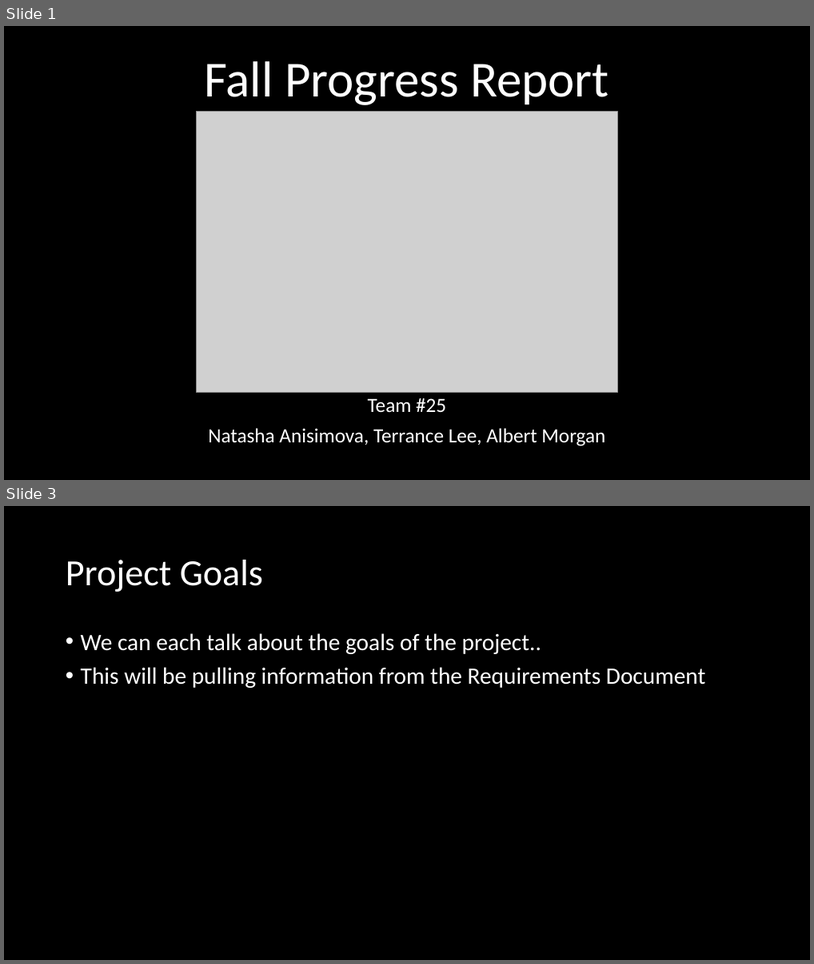
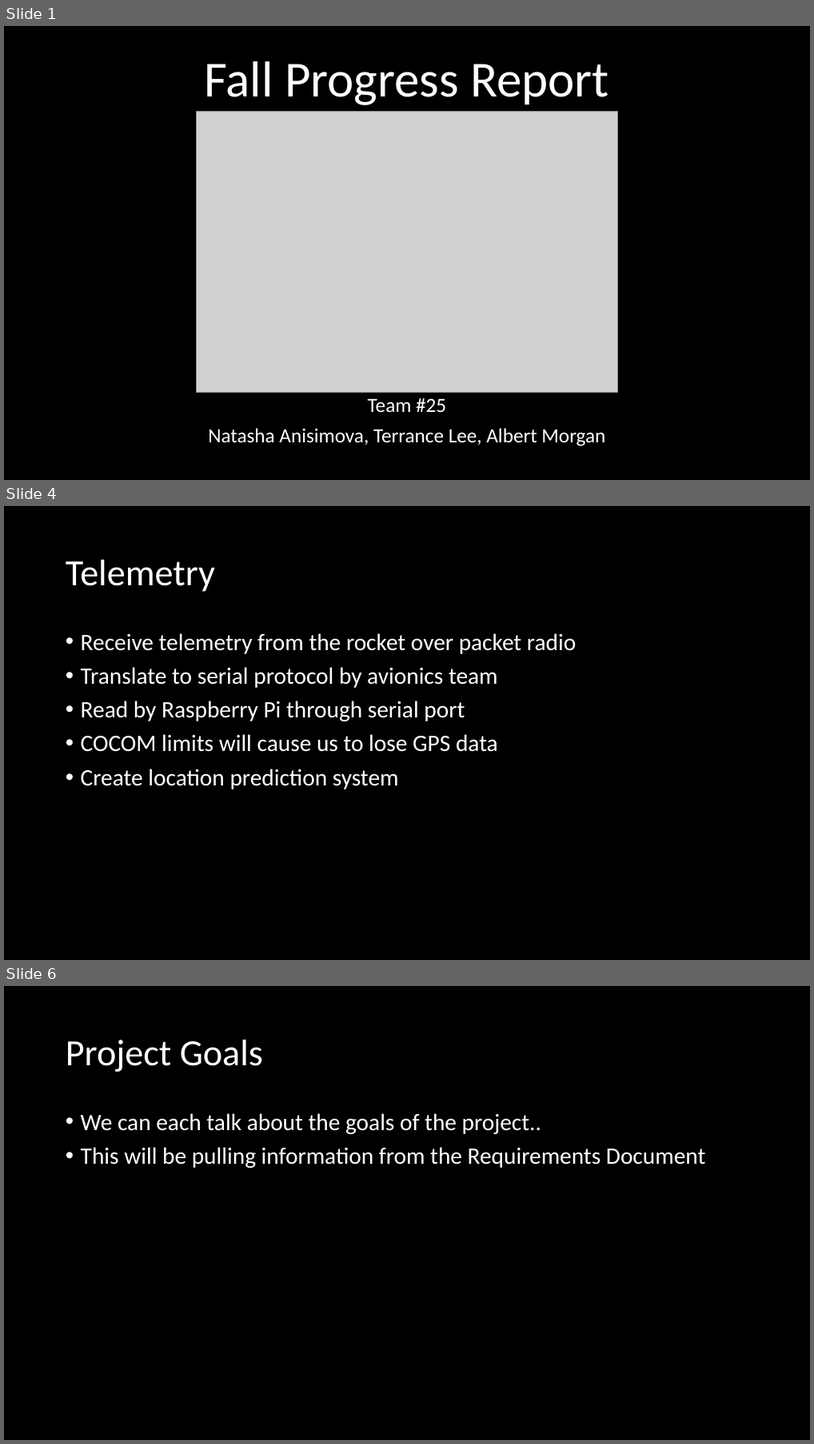
Before and after one commit to 100k-rocketry/groundstation, a slide deck: doc/presentations/FallProgressReport.pptx. Shown one above the other, each under a label of ours: slides 1 and 3 before the commit, slides 1, 4 and 6 after it; the slides between them are not shown. The pictures are 814x964 and 814x1444 pixels, drawn with LibreOffice and Linux fonts; fonts in the diff are those of the drawing; grey boxes stand for pictures. Boxes give left, top, right and bottom in pixels: in the first picture for what was removed or moved away, otherwise in the second. Text is boxed around its words. In the diff, an @@ line names an element or a change of style, - is before the commit and + after.

```diff
--- a/doc/presentations/FallProgressReport.pptx
+++ b/doc/presentations/FallProgressReport.pptx
@@ slide 4 added at box(4, 506, 810, 960), background #000000 @@
@@ title added at box(66, 560, 215, 592), 44 pt, text #FFFFFF @@
+Telemetry
@@ text added at box(81, 633, 576, 789), 28 pt, text #FFFFFF @@
+• Receive telemetry from the rocket over packet radio
+• Translate to serial protocol by avionics team
+• Read by Raspberry Pi through serial port
+• COCOM limits will cause us to lose GPS data
+• Create location prediction system
@@ what was slide 3 is now slide 6 @@
```
Also in this commit, not shown: 1 slide changed, 2 other slides added.
